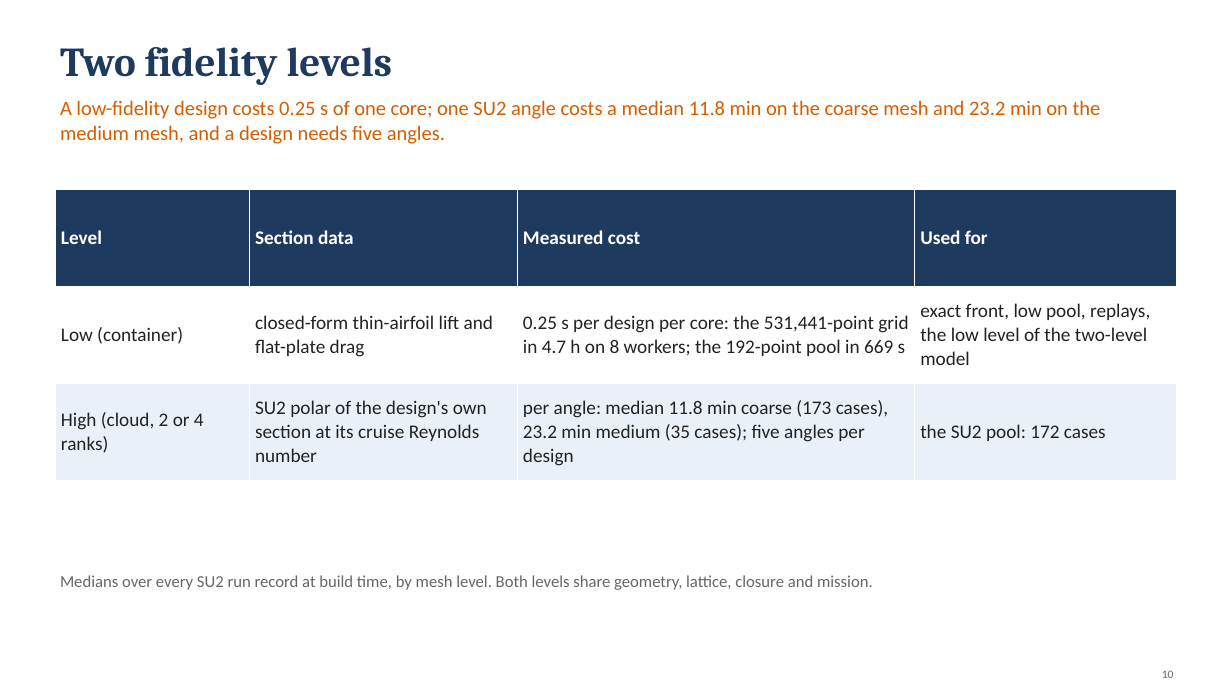
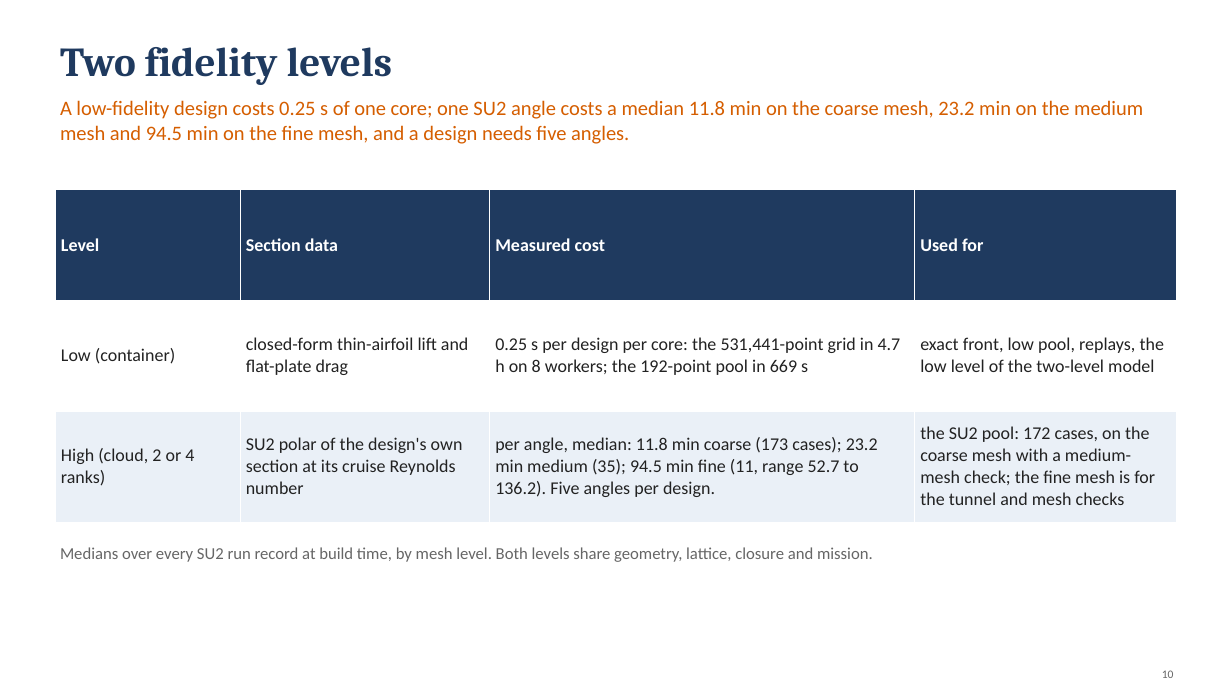
Before and after one commit to emarinhoss/ai-engineering, a slide deck: slide 10 of docs/talk/deck_drone_v3.pptx. Drawn at 1232x693 pixels with LibreOffice and Linux fonts; fonts in the diff are those of the drawing. Boxes give left, top, right and bottom in pixels: in the first picture for what was removed or moved away, otherwise in the second. Text is boxed around its words. In the diff, an @@ line names an element or a change of style, - is before the commit and + after.

```diff
--- a/docs/talk/deck_drone_v3.pptx
+++ b/docs/talk/deck_drone_v3.pptx
@@ text at (60, 100, 1143, 144): text changed @@
-A low-fidelity design costs 0.25 s of one core; one SU2 angle costs a median 11.8 min on the coarse mesh and 23.2 min on the medium mesh, and a design needs five angles.
+A low-fidelity design costs 0.25 s of one core; one SU2 angle costs a median 11.8 min on the coarse mesh, 23.2 min on the medium mesh and 94.5 min on the fine mesh, and a design needs five angles.
@@ table at (55, 189, 1177, 522) @@
-row 3, column 3: per angle: median 11.8 min coarse (173 cases), 23.2 min medium (35 cases); five angles per design
+row 3, column 3: per angle, median: 11.8 min coarse (173 cases); 23.2 min medium (35); 94.5 min fine (11, range 52.7 to 136.2). Five angles per design.
-row 3, column 4: the SU2 pool: 172 cases
+row 3, column 4: the SU2 pool: 172 cases, on the coarse mesh with a medium-mesh check; the fine mesh is for the tunnel and mesh checks
@@ size 15 to 14 pt in "Level", "Section data", "Measured cost", "Used for" and 6 more places @@
@@ text "Medians over every SU2 run ...": place and size @@
-text "Medians over every SU2 run ..." at (60, 575, 873, 590)
+text "Medians over every SU2 run ..." at (60, 547, 873, 562)
```
Also in this commit, not shown: 3 other files.
